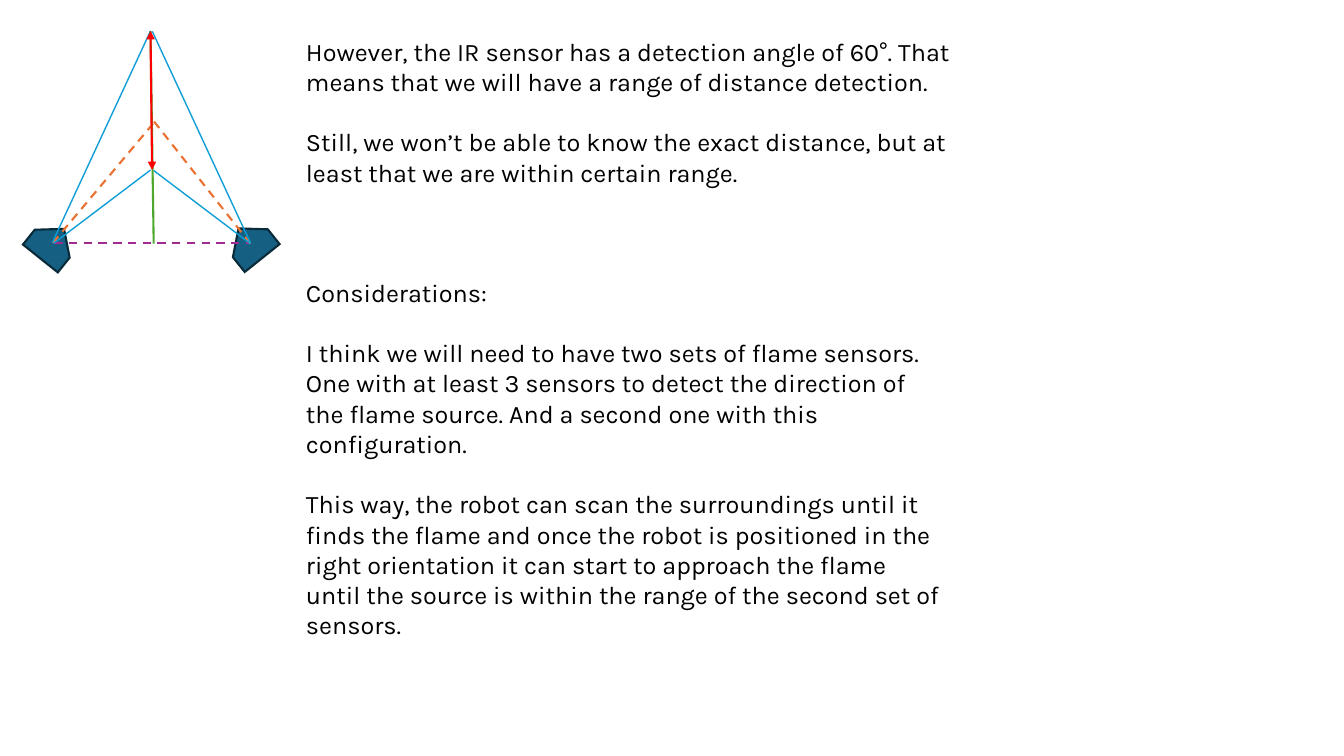
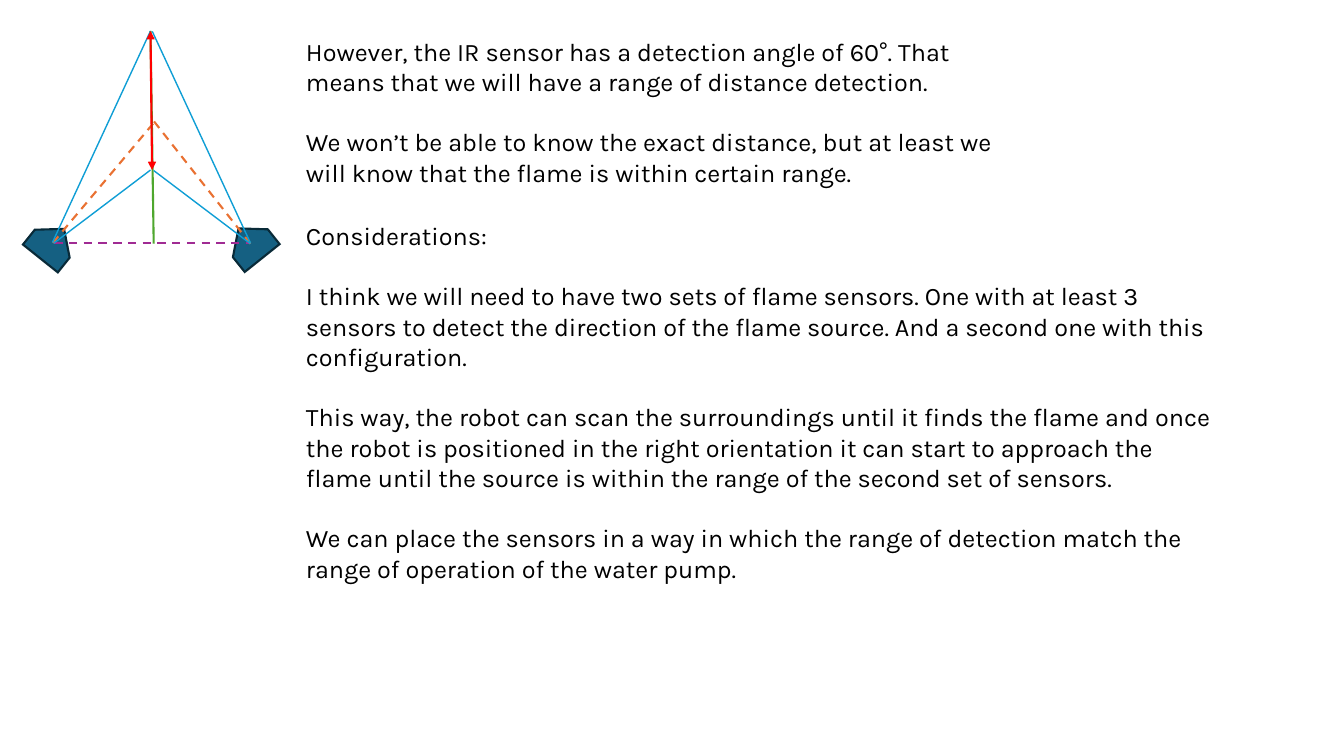
Before and after one commit to IntelliFire-UofG/IntelliFireCore, a slide deck: slide 3 of Documentation/IntellifireEvents.pptx. Drawn at 1344x756 pixels with LibreOffice and Linux fonts; fonts in the diff are those of the drawing. Boxes give left, top, right and bottom in pixels: in the first picture for what was removed or moved away, otherwise in the second. Text is boxed around its words. In the diff, an @@ line names an element or a change of style, - is before the commit and + after.

Commit message:
Add some more explanation

```diff
--- a/Documentation/IntellifireEvents.pptx
+++ b/Documentation/IntellifireEvents.pptx
@@ text at <box>306,133,991,188</box>: text changed @@
-Still, we won’t be able to know the exact distance, but at least that we are within certain range.
+We won’t be able to know the exact distance, but at least we will know that the flame is within certain range.
@@ text "Considerations:": place and size @@
-text "Considerations:" at <box>306,284,938,611</box>
+text "Considerations:" at <box>306,227,1210,554</box>
@@ text at <box>306,529,1182,554</box>: paragraph added @@
+We can place the sensors in a way in which the range of detection match the range of operation of the water pump.
```
